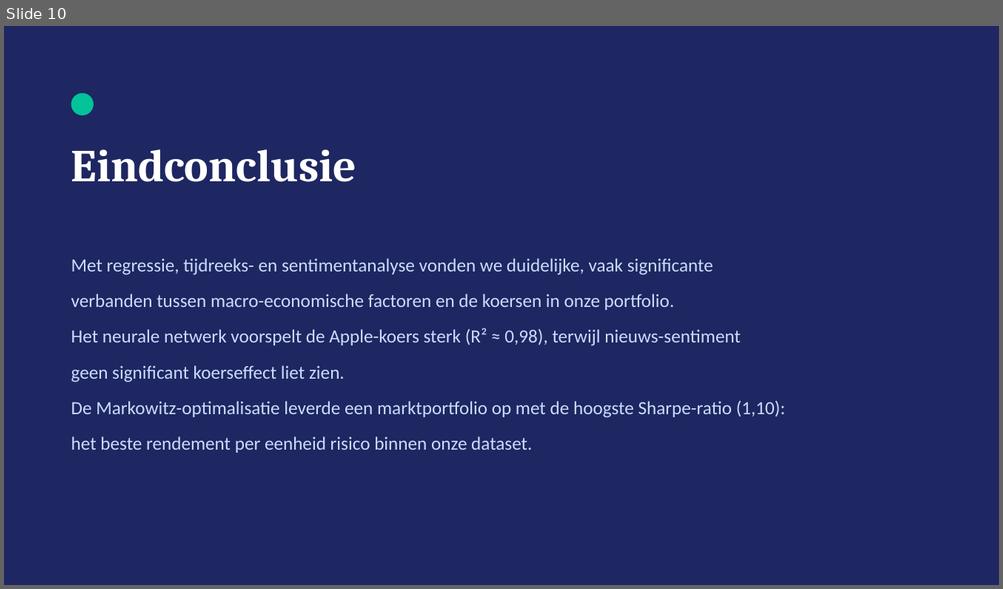
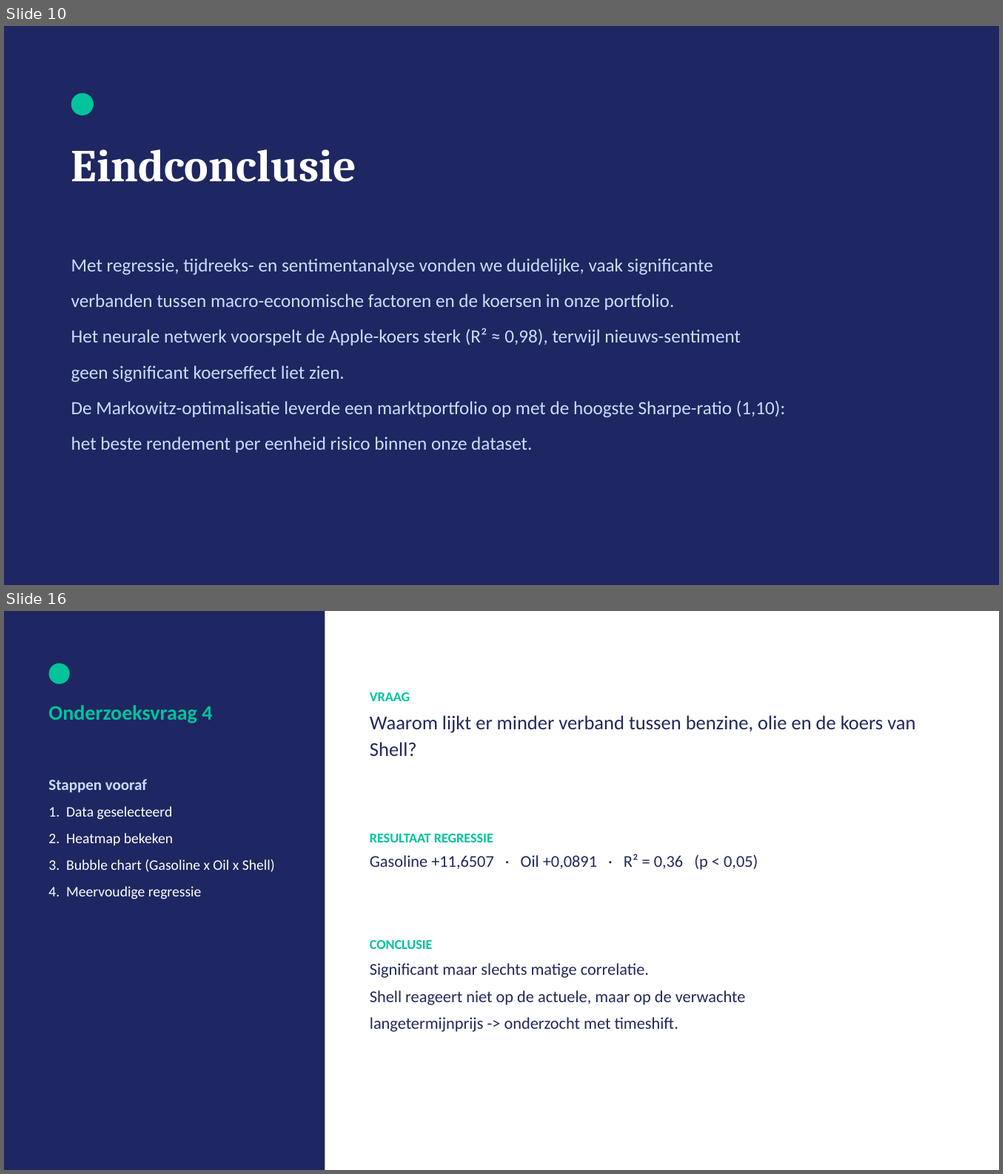
Before and after one commit to michaelraykuster-spec/Werkplaats-2-opdracht-Groep-3, a slide deck: Werkplaats2_Groep3_Eindpresentatie.pptx. Shown one above the other, each under a label of ours: slide 10 before the commit, slides 10 and 16 after it; the slides between them are not shown. The pictures are 1003x589 and 1003x1174 pixels, drawn with LibreOffice and Linux fonts; fonts in the diff are those of the drawing. Boxes give left, top, right and bottom in pixels: in the first picture for what was removed or moved away, otherwise in the second. Text is boxed around its words. In the diff, an @@ line names an element or a change of style, - is before the commit and + after.

```diff
--- a/Werkplaats2_Groep3_Eindpresentatie.pptx
+++ b/Werkplaats2_Groep3_Eindpresentatie.pptx
@@ slide 16 added at box(4, 611, 999, 1170), background #FFFFFF @@
@@ rectangle added at box(4, 611, 325, 1170), fill #1E2761 @@
@@ ellipse added at box(48, 664, 70, 684), fill #02C39A @@
@@ text added at box(370, 692, 915, 756), 19 pt, text #21295C @@
+VRAAG
+Waarom lijkt er minder verband tussen benzine, olie en de koers van Shell?
@@ text added at box(48, 705, 212, 723), 20 pt, text #02C39A, bold @@
+Onderzoeksvraag 4
@@ text added at box(48, 779, 275, 900), 14 pt, text #FFFFFF @@
+Stappen vooraf
+1. Data geselecteerd
+2. Heatmap bekeken
+3. Bubble chart (Gasoline x Oil x Shell)
+4. Meervoudige regressie
@@ text added at box(370, 834, 757, 870), 16 pt, text #21295C @@
+RESULTAAT REGRESSIE
+Gasoline +11,6507 · Oil +0,0891 · R² = 0,36 (p < 0,05)
@@ text added at box(370, 940, 745, 1032), 16 pt, text #21295C @@
+CONCLUSIE
+Significant maar slechts matige correlatie.
+Shell reageert niet op de actuele, maar op de verwachte
+langetermijnprijs -> onderzocht met timeshift.
```
Also in this commit, not shown: 9 other slides added.
